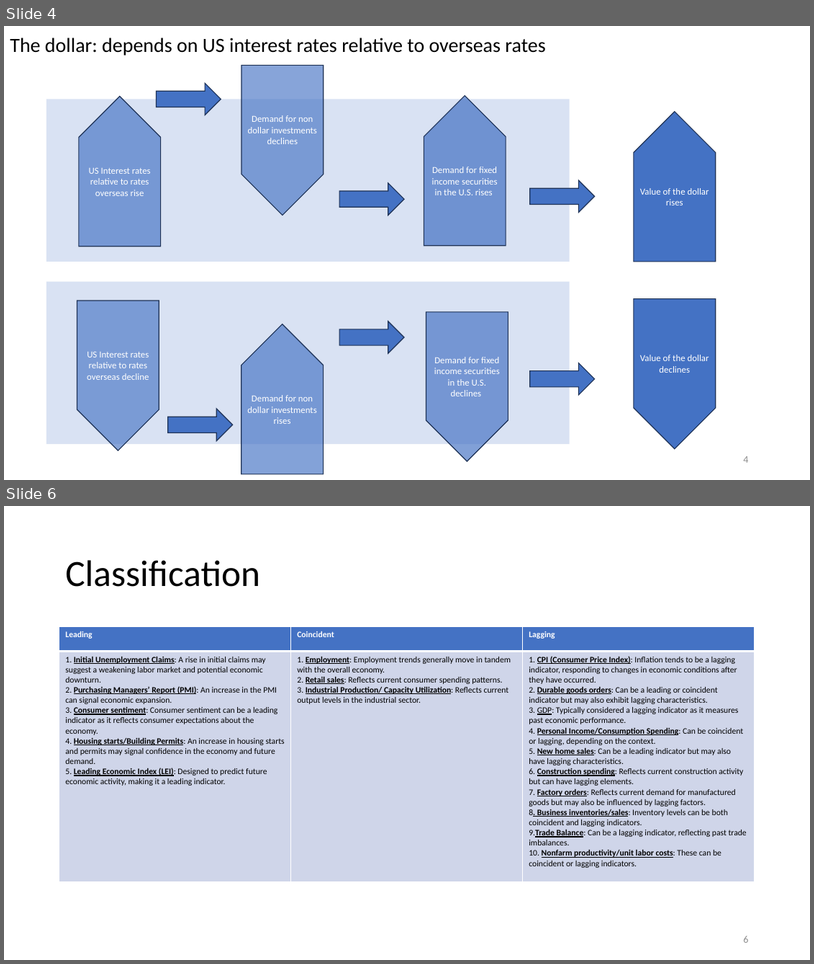
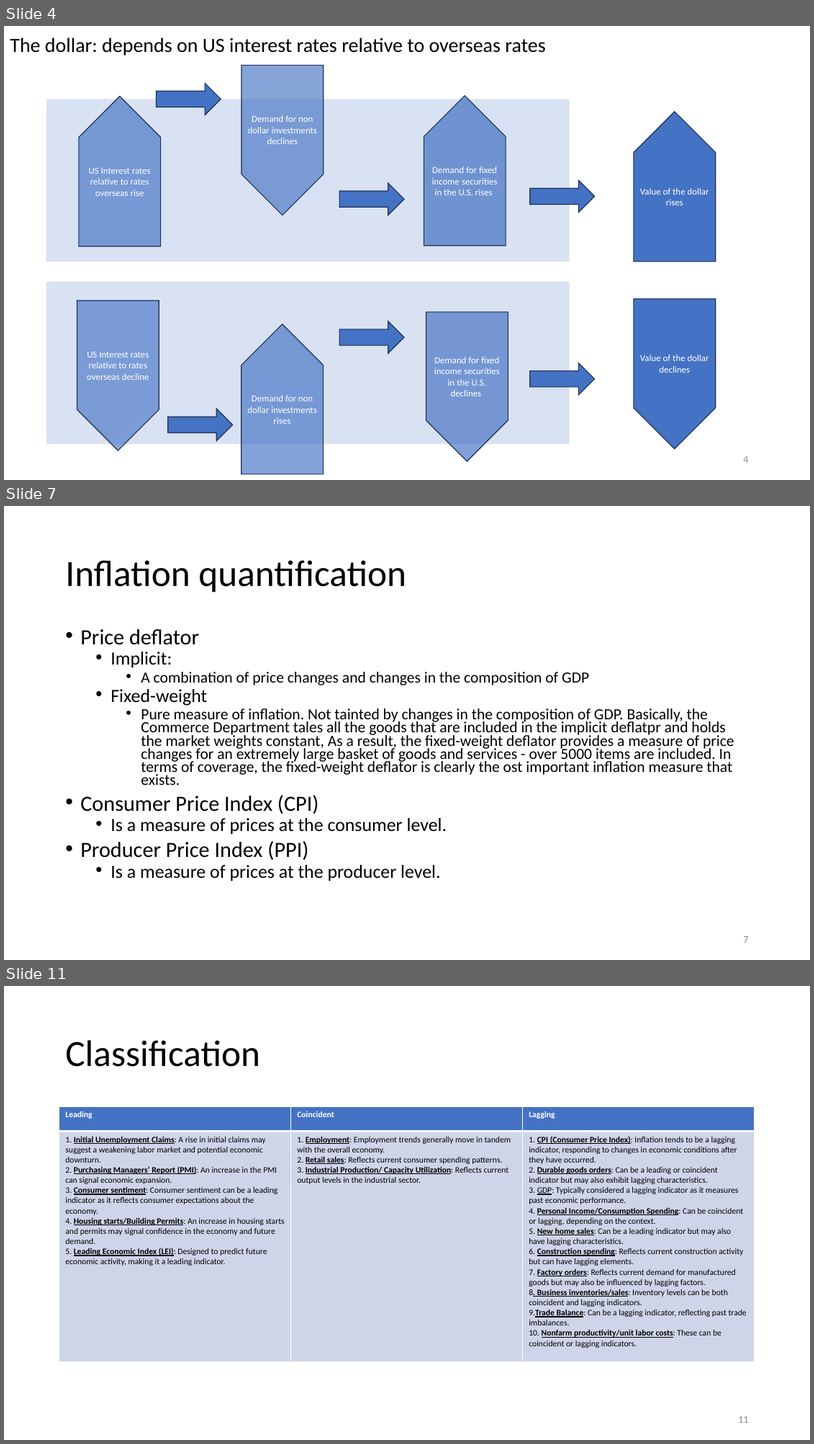
Before and after one commit to omroot/d2l_pytorch, a slide deck: mylearnings/mylecturenotes/TheMacroMinimum.pptx. Shown one above the other, each under a label of ours: slides 4 and 6 before the commit, slides 4, 7 and 11 after it; the slides between them are not shown. The pictures are 814x964 and 814x1444 pixels, drawn with LibreOffice and Linux fonts; fonts in the diff are those of the drawing. Boxes give left, top, right and bottom in pixels: in the first picture for what was removed or moved away, otherwise in the second. Text is boxed around its words. In the diff, an @@ line names an element or a change of style, - is before the commit and + after.

```diff
--- a/mylearnings/mylecturenotes/TheMacroMinimum.pptx
+++ b/mylearnings/mylecturenotes/TheMacroMinimum.pptx
@@ slide 7 added at <box>4,506,810,960</box>, background #FFFFFF @@
@@ title added at <box>65,560,406,592</box>, 44 pt, text #000000 @@
+Inflation quantification
@@ text added at <box>80,629,735,881</box>, 18.5 pt, text #000000 @@
+• Price deflator
+  • Implicit:
+    • A combination of price changes and changes in the composition of GDP
+  • Fixed-weight
+    • Pure measure of inflation. Not tainted by changes in the composition of GDP. Basically, the Commerce Department tales all the goods that are included in the implicit deflatpr and holds the market weights constant, As a result, the fixed-weight deflator provides a measure of price changes for an extremely large basket of goods and services - over 5000 items are included. In terms of coverage, the fixed-weight deflator is clearly the ost important inflation measure that exists.
+• Consumer Price Index (CPI)
+  • Is a measure of prices at the consumer level.
+• Producer Price Index (PPI)
+  • Is a measure of prices at the producer level.
@@ page number added at <box>743,936,748,942</box>, 12 pt, text #8C8C8C @@
+7
@@ what was slide 6 is now slide 11 @@
@@ page number at <box>738,1416,748,1422</box>: text changed @@
-6
+11
```
Also in this commit, not shown: 1 slide changed, 4 other slides added, 1 other file.
